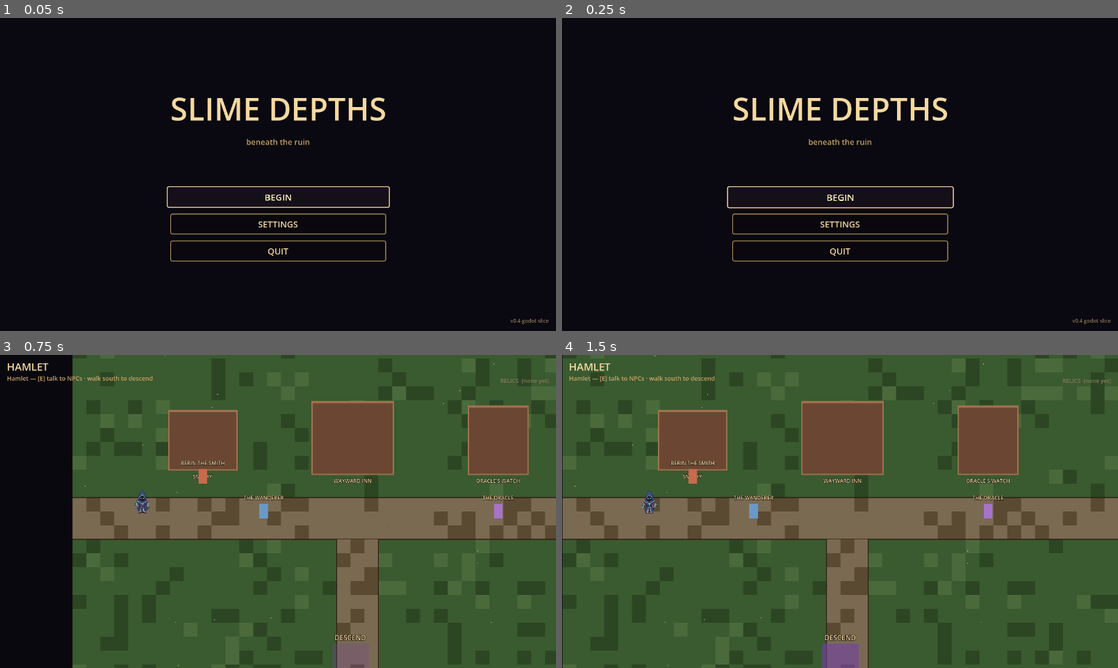
Above: before the commit, frames 1-4 (two rows, left to right).
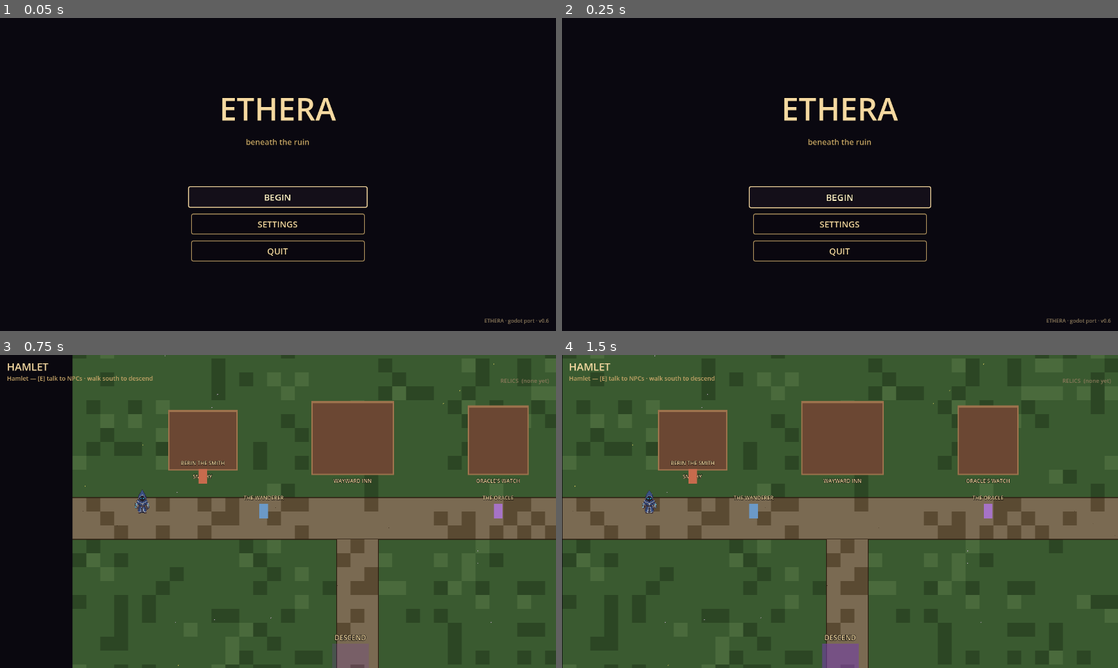
Above: after the commit, the same moments.

Repository: alitaghva1/ethera
Game: Godot game, scene res://scenes/main_menu.tscn
The game is run twice, just before and just after one commit, with the same random seed, the same clock (stepped at 60 frames per second) and the same inputs.
Inputs (mouse positions are in pixels of both pictures, inside the frame that each line leads up to):
- Up to frame 1 (0.05 s): no input
- Up to frame 2 (0.25 s): no input
- Up to frame 3 (0.75 s): click "BEGIN" at 0.5 s
- Up to frame 4 (1.5 s): tap Enter at 1.25 s; move the mouse to (962, 495) at 1.27 s; press the mouse at (962, 495) at 1.28 s; hold D (move_right) from 1.28 s (still down)

The runs differ from the first frame. In frame 1, 2.1% of the frame differs, in the area x 30-99%, y 25-98%; in frame 2, 2.1%; in frame 3, nothing differs; in frame 4, nothing differs.

Commit message:
fix(godot): rebrand → ETHERA + rename Floor autoload → RunState
User feedback caught two things from iter 6:

(1) BRANDING. The game is ETHERA (tagline "beneath the ruin"),
not Slime Depths. "slime-depths" is the JS folder name; I'd been
carrying it into the Godot port everywhere user-facing. CLAUDE.md
spelled this out explicitly:
  > "In-game title 'ETHERA', tagline 'beneath the ruin'"
Apologies for missing it. Fixed:
  • Main-menu title label: "SLIME DEPTHS" → "ETHERA"
  • Version stamp: "v0.4 godot slice" → "ETHERA · godot port · v0.6"
  • project.godot config/name: "Slime Depths (Godot slice)" → "Ethera"
  • README header rewritten

(2) CRASH on BEGIN. User reports the menu loads but BEGIN crashes
into hamlet. Most likely cause: `Floor` as an autoload name —
GDScript 4.6 may flag it because `floor()` is a built-in math
function in the same namespace, and even if the parser allows it,
mixing capitalized `Floor` and lowercase `floor` invites subtle
breakage. Renamed defensively:
  • project.godot autoload: Floor → RunState
  • All Floor.foo references in main.gd / door.gd / portal.gd /
    floor_state.gd / game_state.gd → RunState.foo (4 files, replace_all)
  • File scripts/floor_state.gd kept (just a filename); the
    autoload identifier the game uses is now RunState.

Also dropped invalid base32 UIDs from the room_NN.tres files (the
strings I generated contained "0" and "1" which aren't valid base32
characters per Godot's UID format). Godot will auto-generate UIDs
on first import.

Co-Authored-By: Claude Opus 4.7 (1M context) <noreply@anthropic.com>

Diff:
--- a/slime-depths-godot/project.godot
+++ b/slime-depths-godot/project.godot
@@ -14,8 +14,8 @@
 
 [application]
 
-config/name="Slime Depths (Godot slice)"
-config/description="Vertical-slice port — test engine fit before committing to a full port. Original game lives at ../slime-depths/."
+config/name="Ethera"
+config/description="Top-down action roguelite. Folder name is slime-depths-godot for historical reasons; the actual game title is ETHERA (tagline: 'beneath the ruin'). Original JS codebase lives at ../slime-depths/."
 run/main_scene="res://scenes/main_menu.tscn"
 config/features=PackedStringArray("4.6", "GL Compatibility")
 config/icon="res://icon.svg"
@@ -24,7 +24,7 @@
 
 InputSetup="*res://scripts/input_setup.gd"
 GameState="*res://scripts/game_state.gd"
-Floor="*res://scripts/floor_state.gd"
+RunState="*res://scripts/floor_state.gd"
 Events="*res://scripts/events.gd"
 FX="*res://scripts/fx.gd"
 Dialogue="*res://scenes/dialogue_ui.tscn"
--- a/slime-depths-godot/scenes/main_menu.tscn
+++ b/slime-depths-godot/scenes/main_menu.tscn
@@ -94,7 +94,7 @@
 theme_override_colors/font_color = Color(0.96, 0.85, 0.63, 1)
 theme_override_colors/font_outline_color = Color(0, 0, 0, 0.95)
 theme_override_constants/outline_size = 4
-text = "SLIME DEPTHS"
+text = "ETHERA"
 horizontal_alignment = 1
 
 [node name="Subtitle" type="Label" parent="CenterStack"]
@@ -170,5 +170,5 @@
 grow_vertical = 0
 theme_override_font_sizes/font_size = 12
 theme_override_colors/font_color = Color(0.55, 0.48, 0.36, 1)
-text = "v0.4 godot slice"
+text = "ETHERA · godot port · v0.6"
 horizontal_alignment = 2
--- a/slime-depths-godot/scenes/rooms/room_01.tres
+++ b/slime-depths-godot/scenes/rooms/room_01.tres
@@ -1,4 +1,4 @@
-[gd_resource type="Resource" script_class="RoomConfig" load_steps=2 format=3 uid="uid://b3room01abcde"]
+[gd_resource type="Resource" script_class="RoomConfig" load_steps=2 format=3]
 
 [ext_resource type="Script" path="res://scripts/room_config.gd" id="1_script"]
 
--- a/slime-depths-godot/scenes/rooms/room_02.tres
+++ b/slime-depths-godot/scenes/rooms/room_02.tres
@@ -1,4 +1,4 @@
-[gd_resource type="Resource" script_class="RoomConfig" load_steps=2 format=3 uid="uid://b3room02abcde"]
+[gd_resource type="Resource" script_class="RoomConfig" load_steps=2 format=3]
 
 [ext_resource type="Script" path="res://scripts/room_config.gd" id="1_script"]
 
--- a/slime-depths-godot/scenes/rooms/room_03.tres
+++ b/slime-depths-godot/scenes/rooms/room_03.tres
@@ -1,4 +1,4 @@
-[gd_resource type="Resource" script_class="RoomConfig" load_steps=2 format=3 uid="uid://b3room03abcde"]
+[gd_resource type="Resource" script_class="RoomConfig" load_steps=2 format=3]
 
 [ext_resource type="Script" path="res://scripts/room_config.gd" id="1_script"]
 
--- a/slime-depths-godot/scripts/door.gd
+++ b/slime-depths-godot/scripts/door.gd
@@ -36,15 +36,15 @@
 	# screen swaps. Reset time_scale defensively in case a hit-stop
 	# was still in flight.
 	Engine.time_scale = 1.0
-	if Floor.advance():
+	if RunState.advance():
 		# More rooms left — reload the dungeon scene so it re-reads
-		# the new current_room_config from Floor.
+		# the new current_room_config from RunState.
 		await get_tree().create_timer(0.15).timeout
 		get_tree().change_scene_to_file("res://scenes/main.tscn")
 	else:
 		# Last room already cleared — Floor returned false. Should
 		# not normally happen because the last room spawns a Pedestal
 		# instead of a Door, but route to hamlet defensively.
-		Floor.end_floor()
+		RunState.end_floor()
 		await get_tree().create_timer(0.15).timeout
 		get_tree().change_scene_to_file("res://scenes/hamlet.tscn")
--- a/slime-depths-godot/scripts/floor_state.gd
+++ b/slime-depths-godot/scripts/floor_state.gd
@@ -10,12 +10,12 @@
 # this file only.
 #
 # Lifecycle:
-#   Hamlet → DESCEND portal → Floor.start_floor() → load main.tscn
-#   Room cleared (not last) → Door spawns → walk into → Floor.advance()
+#   Hamlet → DESCEND portal → RunState.start_floor() → load main.tscn
+#   Room cleared (not last) → Door spawns → walk into → RunState.advance()
 #     → reload main.tscn (which reads the new current_room_config)
 #   Room cleared (last) → Pedestal spawns → claim → ESC → hamlet
 #   Hero dies anywhere → death screen → RETRY (reload + reset to room 0)
-#                                       or HAMLET (Floor.end_floor)
+#                                       or HAMLET (RunState.end_floor)
 extends Node
 
 # Ordered room sequence for the current floor. For Iter 6 we hardcode a
--- a/slime-depths-godot/scripts/game_state.gd
+++ b/slime-depths-godot/scripts/game_state.gd
@@ -23,7 +23,7 @@
 # HP carryover between rooms within a single floor run. -1 = no carry
 # (Hero uses MAX_HP + max_hp_bonus on spawn). Set by Hero.gd's
 # tree_exiting hook when leaving the dungeon scene alive; reset to -1
-# by Floor.start_floor() / end_floor() so each new run begins fresh.
+# by RunState.start_floor() / end_floor() so each new run begins fresh.
 # Without this, every room transition would silently full-heal the
 # player, defeating the multi-room difficulty curve.
 var persisted_hp: int = -1
--- a/slime-depths-godot/scripts/main.gd
+++ b/slime-depths-godot/scripts/main.gd
@@ -6,11 +6,11 @@
 # Iter 6 architecture vs Iter 3-5 (single hardcoded room):
 #   • SPAWN_POINTS + WAVES + torch positions now live in RoomConfig
 #     .tres resources (scenes/rooms/room_NN.tres). main.gd reads
-#     Floor.current_room_config at _ready and configures itself.
+#     RunState.current_room_config at _ready and configures itself.
 #   • main.tscn no longer has hand-placed Torch nodes; torches spawn
 #     from the config so per-room layouts vary visually.
 #   • On wave clear: spawn Door (not last room) OR Pedestal (last).
-#   • Door → Floor.advance() → reload main.tscn → room rebuilds with
+#   • Door → RunState.advance() → reload main.tscn → room rebuilds with
 #     the next config. Linear progression; DAG/branching is future work.
 #
 # Hit-stop, death screen, kill counting, signals unchanged from Iter 5.
@@ -36,7 +36,7 @@
 const WAVE_CLEAR_PAUSE  := 1.6
 const DOOR_POSITION     := Vector2(1140, 384)   # east-wall door spawn
 
-# Fallback when main.tscn is launched directly without Floor.start_floor()
+# Fallback when main.tscn is launched directly without RunState.start_floor()
 # having been called (e.g. F5 from the editor on main.tscn). Picks the
 # first room so the scene is testable in isolation.
 const FALLBACK_ROOM_CONFIG := "res://scenes/rooms/room_01.tres"
@@ -51,7 +51,7 @@
 @onready var room_label: Label = $UI/RoomLabel
 
 # Active room config — driven by Floor autoload. Cached at _ready so
-# late edits to Floor.current_room_config mid-run don't cause stutter.
+# late edits to RunState.current_room_config mid-run don't cause stutter.
 var _room: RoomConfig = null
 var _spawn_points: Array[Vector2] = []
 var _waves: Array = []
@@ -66,12 +66,12 @@
 func _ready() -> void:
 	# Resolve the active room config — fall back to room_01 for
 	# editor-direct launches so the scene is debuggable in isolation.
-	if Floor.current_room_config == null:
+	if RunState.current_room_config == null:
 		var fb := load(FALLBACK_ROOM_CONFIG)
 		if fb is RoomConfig:
-			Floor.current_room_index = 0
-			Floor.current_room_config = fb
-	_room = Floor.current_room_config
+			RunState.current_room_index = 0
+			RunState.current_room_config = fb
+	_room = RunState.current_room_config
 	if _room != null:
 		_spawn_points = _room.spawn_points
 		_waves = _room.waves
@@ -169,7 +169,7 @@
 func _on_enemy_died(world_pos: Vector2) -> void:
 	_kills += 1
 	GameState.register_run_kill()
-	Floor.register_kill()
+	RunState.register_kill()
 	_update_kills()
 	var n: DamageNumber = DamageNumber.spawn(world_pos + Vector2(0, -36), "+1", Color(1, 0.95, 0.7))
 	add_child(n)
@@ -198,11 +198,11 @@
 	kills_label.text = "KILLS  %d" % _kills
 
 func _update_room_label() -> void:
-	if _room == null or Floor.current_room_index < 0:
+	if _room == null or RunState.current_room_index < 0:
 		room_label.text = ""
 		return
-	var total := Floor.FLOOR_ROOMS.size()
-	var idx := Floor.current_room_index + 1
+	var total := RunState.FLOOR_ROOMS.size()
+	var idx := RunState.current_room_index + 1
 	room_label.text = "%s  ·  ROOM %d / %d" % [_room.display_name, idx, total]
 
 func _on_hero_died() -> void:
@@ -219,12 +219,12 @@
 	# the player into the room they died on with no preamble.
 	Engine.time_scale = 1.0
 	GameState.start_dungeon_run()
-	Floor.start_floor()
+	RunState.start_floor()
 	get_tree().reload_current_scene()
 
 func _on_death_to_hamlet() -> void:
 	Engine.time_scale = 1.0
-	Floor.end_floor()
+	RunState.end_floor()
 	get_tree().change_scene_to_file("res://scenes/hamlet.tscn")
 
 func _unhandled_input(ev: InputEvent) -> void:
--- a/slime-depths-godot/scripts/portal.gd
+++ b/slime-depths-godot/scripts/portal.gd
@@ -39,7 +39,7 @@
 	# when it _readys).
 	if target_scene_path.find("main.tscn") >= 0:
 		GameState.start_dungeon_run()
-		Floor.start_floor()
+		RunState.start_floor()
 	# Brief delay so the player sees they walked into the portal before
 	# the scene swap. Use a Timer so we don't block input.
 	var t := get_tree().create_timer(0.15)
Not shown: 1 places in slime-depths-godot/scenes/death_screen.tscn that only renumber resources
Not shown: 1 places in slime-depths-godot/scenes/door.tscn that only renumber resources
Not shown: 1 places in slime-depths-godot/scenes/main_menu.tscn that only renumber resources
Not shown: 1 places in slime-depths-godot/scenes/settings_screen.tscn that only renumber resources
Not shown, added: slime-depths-godot/scripts/blood_drop.gd.uid
Not shown, added: slime-depths-godot/scripts/death_burst.gd.uid
Not shown, added: slime-depths-godot/scripts/death_screen.gd.uid
Not shown, added: slime-depths-godot/scripts/dodge_dust.gd.uid
Not shown, added: slime-depths-godot/scripts/door.gd.uid
Not shown, added: slime-depths-godot/scripts/events.gd.uid
Not shown, added: slime-depths-godot/scripts/floor_state.gd.uid
Not shown, added: slime-depths-godot/scripts/fx.gd.uid
(and 4 more such lines)
